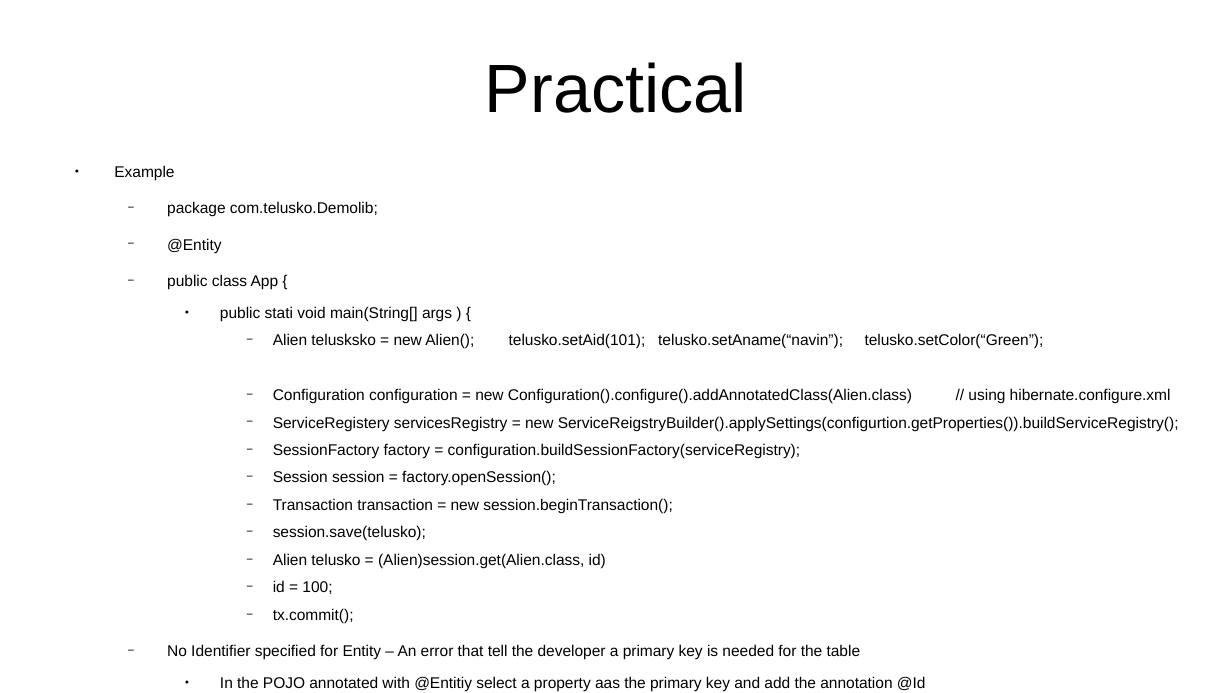
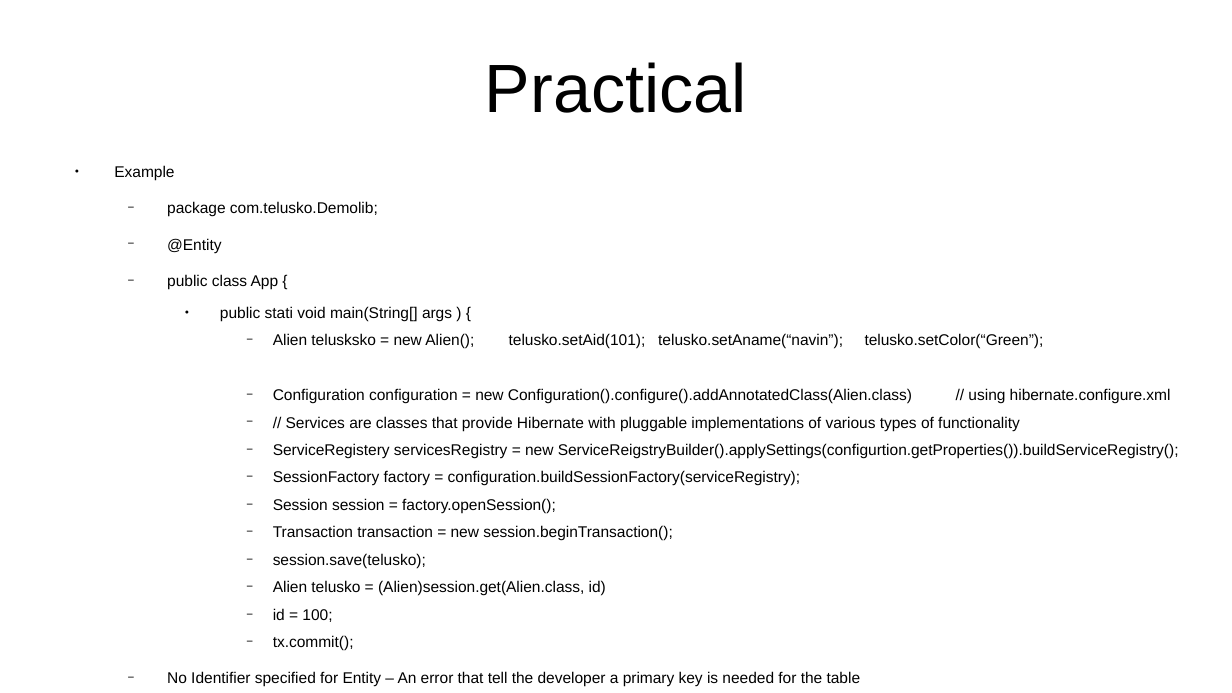
Before and after one commit to CharlesStockman/notesFromCourses, a slide deck: slide 4 of java/hibernate/Hibernate Tutorial.odp. Drawn at 1232x693 pixels with LibreOffice and Linux fonts; fonts in the diff are those of the drawing. Boxes give left, top, right and bottom in pixels: in the first picture for what was removed or moved away, otherwise in the second. Text is boxed around its words. In the diff, an @@ line names an element or a change of style, - is before the commit and + after.

```diff
--- a/java/hibernate/Hibernate Tutorial.odp
+++ b/java/hibernate/Hibernate Tutorial.odp
@@ text at <box>286,416,1020,431</box>: paragraph added @@
+      − // Services are classes that provide Hibernate with pluggable implementations of various types of functionality
```
Also in this commit, not shown: 1 other slide changed, 1 slide removed, 14 other files.
